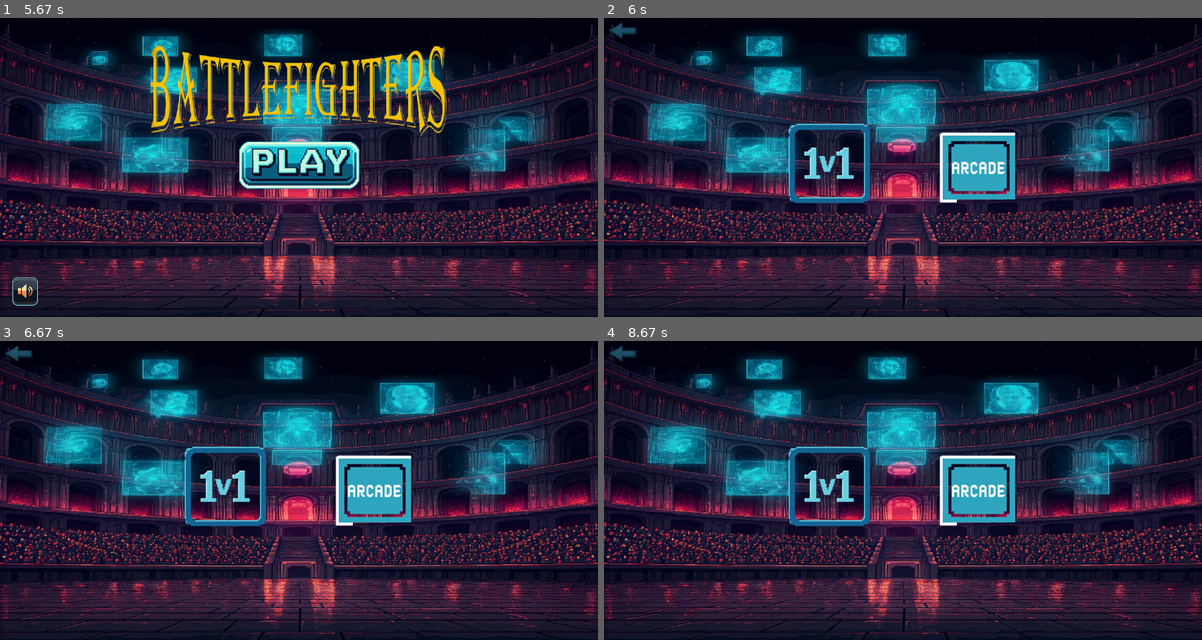
Above: before the commit, frames 1-4 (two rows, left to right).
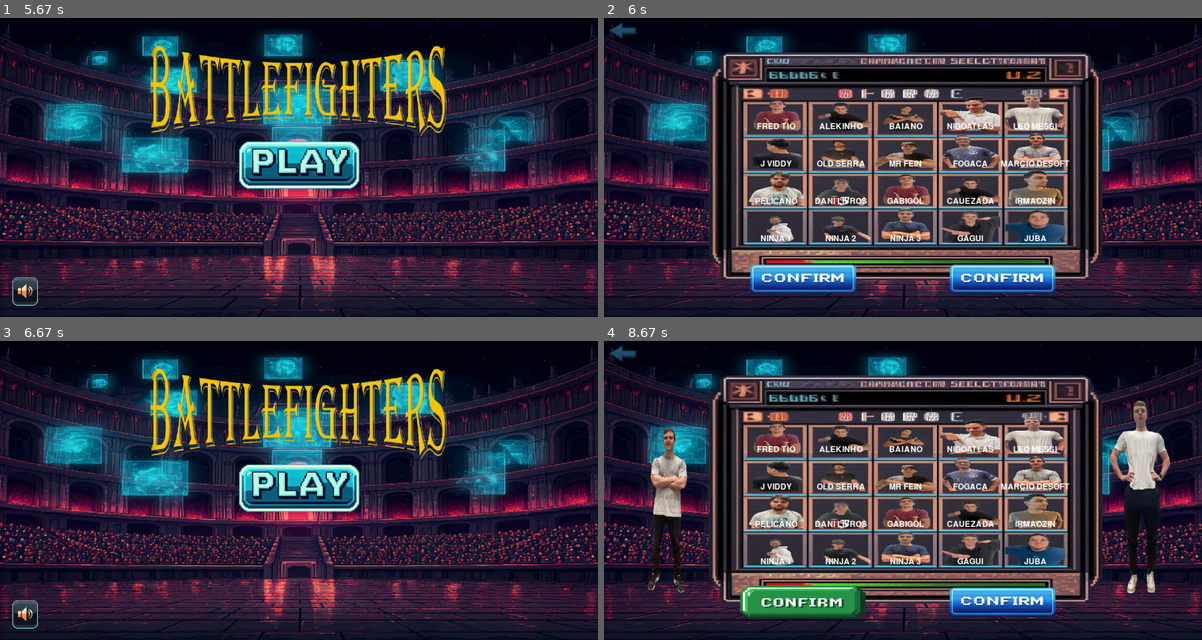
Above: after the commit, the same moments.

Repository: Caiosr2/Pygame---BattleFighters--1
Game: pygame game, started from interface.py
Two runs of this game, one before a commit and one after it. Both use one fixed random seed, a clock stepped at 60 frames per second and the inputs below.
Inputs (mouse positions are in pixels of both pictures, inside the frame that each line leads up to):
- Up to frame 1 (5.67 s): no input
- Up to frame 2 (6 s): click (903, 167) at 5.68 s
- Up to frame 3 (6.67 s): click (173, 433) at 6.02 s, where only the run after the commit has a clickable "FRED TIO"; click (17, 352) at 6.35 s
- Up to frame 4 (8.67 s): click (903, 490) at 6.68 s; move the mouse to (908, 520) at 6.97 s; click (908, 520) at 7.02 s; move the mouse to (1058, 538) at 7.3 s; click (1058, 538) at 7.35 s; move the mouse to (1022, 466) at 7.63 s; click (1022, 466) at 7.68 s; click (801, 601) at 8.02 s; move the mouse to (1028, 436) at 8.3 s; click (1028, 436) at 8.35 s

Frame 1 is identical in both runs. In frame 2, 46% of the frame differs, in the area x 17-84%, y 11-93%; in frame 3, 12%; in frame 4, 51%, in the area x 7-95%, y 11-93%.

Commit message:
teste gagui

Diff:
--- a/interface.py
+++ b/interface.py
@@ -534,14 +534,66 @@
 
 
                     if play_area.collidepoint(mouse_pos):
-                        current_screen='modo de jogo'
+                        imagepers1=False
+                        imagepers2=False
+                        current_screen='personagens'
 
     # Troca tela
-    if current_screen=='modo de jogo':
+    if current_screen=='personagens':
+        song2variable=0
+        if SecScreen>0:
+            Fullpicrect1.center=(150,300)
+            Fullpicrect2.center=(1050,300)
+        frames=0
+
+
+
+
+
+
+        # Plota background, grade, personagens, confirmar e seta
         window.blit(BGSSimage, BGSSimage_rect)
+        window.blit(Gradeimage, Gradeimage_rect)
         window.blit(Arrowimage, Arrowimage_rect)
-        window.blit(x1image, x1image_rect)
-        window.blit(Arcadeimage, Arcadeimage_rect)
+
+        for counter in range(20):
+            Face=list_facenrect[counter][0]
+            Face_rect=list_facenrect[counter][1]
+            Name=list_namenrect[counter][0]
+            Name_rect=list_namenrect[counter][1]
+
+
+            window.blit(Face, Face_rect)
+            window.blit(Name, Name_rect)
+
+
+
+
+        # Verifica se jogadores estão prontos
+        if j1==False:
+            window.blit(Confirmb1, Confirmb1_rect)
+        else:
+            window.blit(Confirmedb1, Confirmedb1_rect)
+        if j2==False:
+            window.blit(Confirmb2, Confirmb2_rect)
+        else:
+            window.blit(Confirmedb2, Confirmedb2_rect)
+
+
+        if imagepers1==True:
+            window.blit(Fullpic1, Fullpicrect1)
+
+
+        if imagepers2==True:
+            window.blit(Fullpic2, Fullpicrect2)
+
+
+
+
+
+
+        # Sorteia mapa
+        mapnumber=random.randint(0,5)
 
 
         # Trata eventos
@@ -554,87 +606,6 @@
                     mouse_pos=event.pos
                     if arrow_area.collidepoint(mouse_pos):
                         current_screen='tela inicio'
-                    if x1_area.collidepoint(mouse_pos):
-                        current_screen='personagens'
-                        currentmode='1v1'
-                    if Arcade_area.collidepoint(mouse_pos):
-                        current_screen='personagens'
-                        currentmode='arcade'
-
-
-        # Cria variáveis de imagem
-        imagepers1=False
-        imagepers2=False
-
-
-    # Troca tela
-    if current_screen=='personagens':
-        song2variable=0
-        if SecScreen>0:
-            Fullpicrect1.center=(150,300)
-            Fullpicrect2.center=(1050,300)
-        frames=0
-
-
-
-
-
-
-        # Plota background, grade, personagens, confirmar e seta
-        window.blit(BGSSimage, BGSSimage_rect)
-        window.blit(Gradeimage, Gradeimage_rect)
-        window.blit(Arrowimage, Arrowimage_rect)
-
-        for counter in range(20):
-            Face=list_facenrect[counter][0]
-            Face_rect=list_facenrect[counter][1]
-            Name=list_namenrect[counter][0]
-            Name_rect=list_namenrect[counter][1]
-
-
-            window.blit(Face, Face_rect)
-            window.blit(Name, Name_rect)
-
-
-
-
-        # Verifica se jogadores estão prontos
-        if j1==False:
-            window.blit(Confirmb1, Confirmb1_rect)
-        else:
-            window.blit(Confirmedb1, Confirmedb1_rect)
-        if j2==False:
-            window.blit(Confirmb2, Confirmb2_rect)
-        else:
-            window.blit(Confirmedb2, Confirmedb2_rect)
-
-
-        if imagepers1==True:
-            window.blit(Fullpic1, Fullpicrect1)
-
-
-        if imagepers2==True:
-            window.blit(Fullpic2, Fullpicrect2)
-
-
-
-
-
-
-        # Sorteia mapa
-        mapnumber=random.randint(0,5)
-
-
-        # Trata eventos
-        for event in pygame.event.get():
-            # Verifica consequências
-            if event.type == pygame.QUIT:
-                game = False
-            if event.type==pygame.MOUSEBUTTONDOWN:
-                if event.button==1:
-                    mouse_pos=event.pos
-                    if arrow_area.collidepoint(mouse_pos):
-                        current_screen='modo de jogo'
                     for countarea in range(len(face_area_list)):
                         face_area=pygame.Rect(face_area_list[countarea])
                         if face_area.collidepoint(mouse_pos):
Binary file changed: images/Controlesb.png
Binary file changed: images/Voltjogo.png
